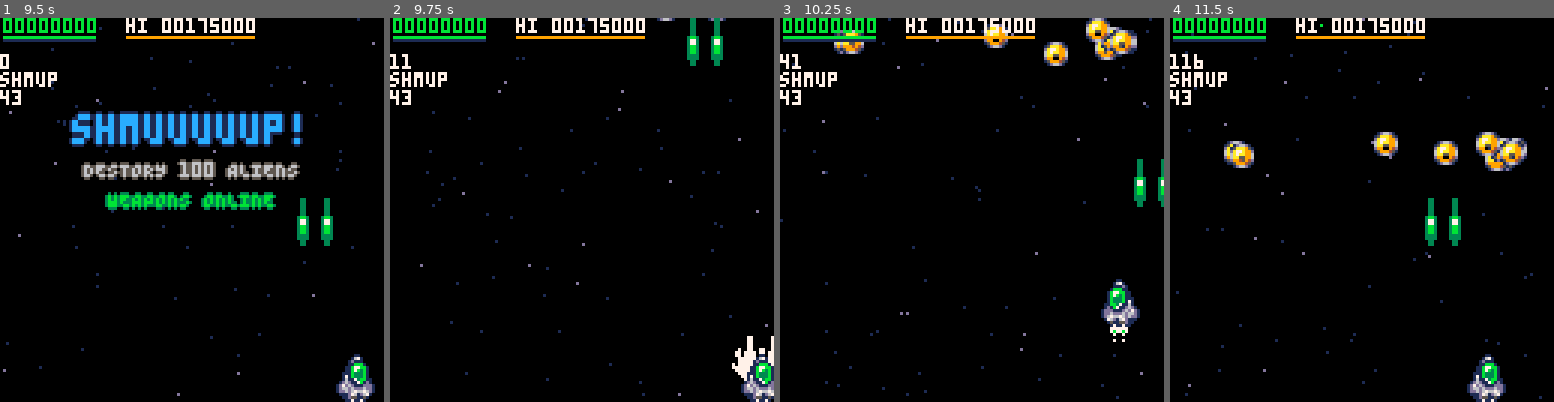
Above: before the commit, frames 1-4 (left to right).
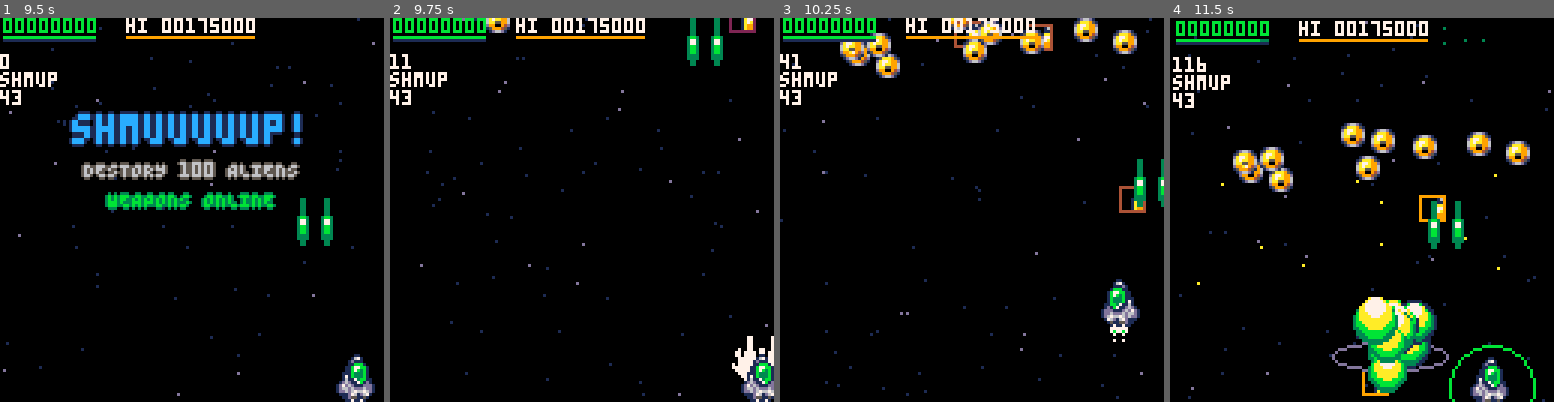
Above: after the commit, the same moments.

Repository: wimpysworld/antsy-alien-attack-pico
Game: PICO-8 cartridge main.p8
The game is run twice, just before and just after one commit, with the same random seed, the same clock (stepped at 60 frames per second) and the same inputs.
Inputs:
- Up to frame 1 (9.5 s): tap X (X key) at 0.33, 1.07, 1.85, 2.97, 4.08, 5.2, 6.32, 7.43, 8.55 s; tap O (Z key) at 0.7, 1.7, 2.1, 2.5, 2.9, 3.3, 3.7, 4.1, 4.5, 4.9, 5.3, 5.7, 6.1, 6.5, 6.9, 7.3, 7.7, 8.1, 8.5, 8.9, 9.3 s; hold Right 1.6-2.1 s; hold Up 2.15-2.42 s; hold Right 2.47-3.03 s; hold Left 3.08-3.58 s; hold Down 3.63-3.97 s; hold Right 4.02-4.68 s; hold Up 4.73-5.03 s; hold Left 5.08-5.68 s; hold Down 5.73-6.03 s; hold Right 6.08-6.58 s; hold Right 6.63-7.13 s; hold Up 7.18-7.45 s; hold Right 7.5-8.07 s; hold Left 8.12-8.62 s; hold Down 8.67-9 s; hold Right from 9.05 s (still down)
- Up to frame 2 (9.75 s): tap X (X key) at 9.67 s; tap O (Z key) at 9.7 s; release Right at 9.72 s
- Up to frame 3 (10.25 s): hold Up 9.77-10.07 s; tap O (Z key) at 10.1 s; hold Left from 10.12 s (still down)
- Up to frame 4 (11.5 s): tap O (Z key) at 10.5, 10.9, 11.3 s; release Left at 10.72 s; hold Down 10.77-11.07 s; tap X (X key) at 10.78 s; hold Right from 11.12 s (still down)

Frame 1 is identical in both runs. In frame 2, 0.5% of the frame differs, in the area x 18-96%, y 0-4%; in frame 3, 4.1%; in frame 4, 15%, in the area x 0-100%, y 0-100%.

Commit message:
feat: add basic alien firing

Diff:
--- a/main.p8
+++ b/main.p8
@@ -738,6 +738,12 @@
   del(aliens,al)
   screen_shake+=1
  end
+
+ for bl in all(bullets) do
+  emit_debris(bl.x+2,bl.y+2,1,debris_fire)
+  del(bullets,bl)
+ end
+
  screen_flash+=3
  sfx(8)
 end
@@ -875,11 +881,12 @@
 
 function init_game()
  aliens,
+ bullets,
  rockets,
  debris,
  shockwaves,
  explosions=
-  {},{},{},{},{}
+  {},{},{},{},{},{}
 
  music_play(6)
  init_players()
@@ -921,8 +928,13 @@
 
  update_screen_shake()
  update_stars()
+
  update_players()
+ update_rockets()
+
  update_aliens()
+ update_bullets()
+
  update_shockwaves()
  update_debris()
  update_explosions()
@@ -935,12 +947,16 @@
 function draw_game()
  cls_fx(0,9)
  draw_stars()
+ draw_bullets()
  draw_aliens()
+
 
  //mini-game specific draws
  if (gamestate.draw) gamestate.draw()
 
+ draw_rockets()
  draw_players()
+
  draw_shockwaves()
  draw_debris()
  draw_explosions()
@@ -992,7 +1008,7 @@
  objective=objectives[current_objective]
 
  //initialise game state
- aliens={}
+ aliens,bullets={},{}
 
  gamestate=create_gamestate()
 end
@@ -1185,6 +1201,15 @@
    apply_player_damage(pl,al.collision_damage)
   end
  end
+
+ for bl in all(bullets) do
+  if sprite_collision(pl.sprite,bl.sprite) then
+   del(bullets,bl)
+   sound_play(5)
+   // damage the player
+   apply_player_damage(pl,bl.damage)
+  end
+ end
 end
 
 function init_players()
@@ -1268,11 +1293,9 @@
 
   ::next_player::
  end
- update_rockets()
 end
 
 function draw_players()
- draw_rockets()
  draw_muzzle_flashes()
  for pl in all(players) do
   if (pl.hp<=0) goto hud_only
@@ -1334,6 +1357,35 @@
 
 -->8
 --aliens
+
+function emit_bullet(al)
+ // todo: add a bullet offset property
+ add(bullets,create_projectile(al,al.x+2,al.y-4))
+
+ local bullet=bullets[#bullets]
+ bullet.sprite=sprite_create({al.shot_sprite},1,1)
+
+ if (al.shot_sprite==64) sprite_hitbox(bullet.sprite,1,1,3,3)
+ if (al.shot_sprite==65) sprite_hitbox(bullet.sprite,1,1,2,2)
+ if (al.shot_sprite==80) sprite_hitbox(bullet.sprite,1,1,1,1)
+ bullet.sprite.show_hitbox=true
+ sfx(4)
+end
+
+function update_bullets()
+ for bullet in all(bullets) do
+  bullet.y+=bullet.speed_y
+  if is_outside_playarea(bullet.x,bullet.y) then
+   del(bullets,bullet)
+  end
+ end
+end
+
+function draw_bullets()
+ for bullet in all(bullets) do
+  sprite_draw(bullet.sprite,bullet.x,bullet.y)
+ end
+end
 
 function create_alien(x,y,breed)
  add(aliens,create_actor(x,y))
@@ -1364,17 +1416,22 @@
   al.sprite=sprite_create({66},1,1)
   sprite_hitbox(al.sprite,1,1,5,5)
  end
+ al.collision_damage=20
  al.reward=(al.hp+al.collision_damage*10)+al.explosion_size
+ al.shot_speed_y=2
+ al.shot_speed_y=2
 end
 
 function update_aliens()
+ //local bullet_fired=false
  for al in all(aliens) do
+  if (rnd_range(1,200)==100) emit_bullet(al)
   al.y+=al.speed_y
   if al.breed=="asteroid" then
-    al.sprite.frame+=0.085
-    al.x+=al.speed_x
+   al.sprite.frame+=0.085
+   al.x+=al.speed_x
   else
-    al.sprite.frame+=0.075
+   al.sprite.frame+=0.075
   end
   if (flr(al.sprite.frame)>#al.sprite.frames) al.sprite.frame=1
 
